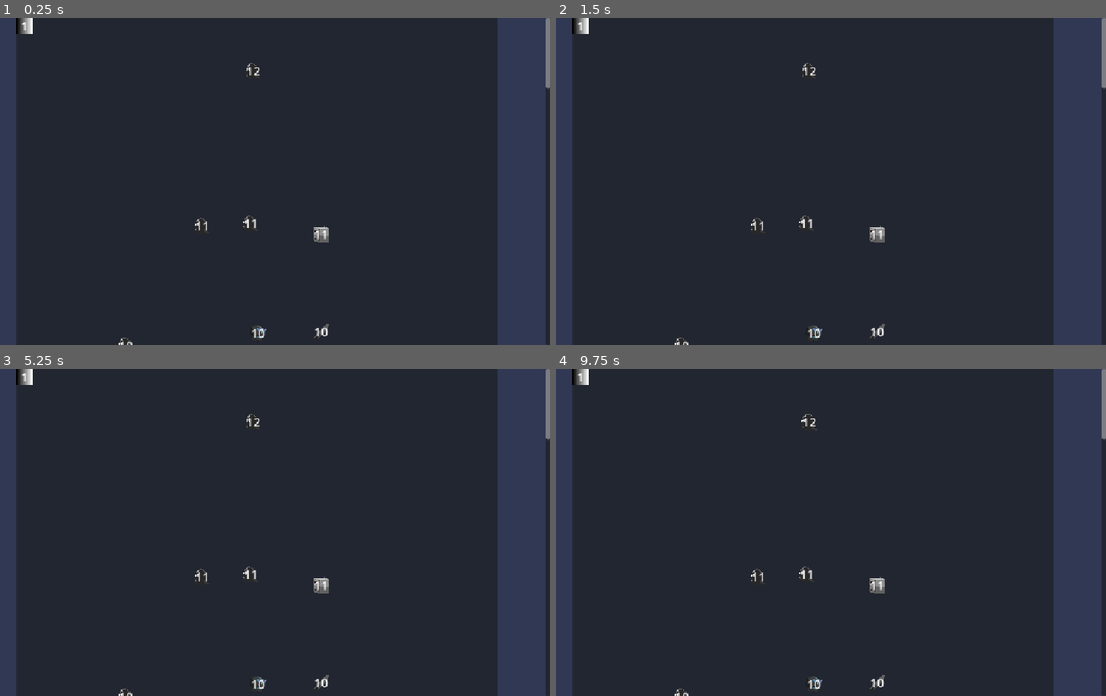
Above: before the commit, frames 1-4 (two rows, left to right).
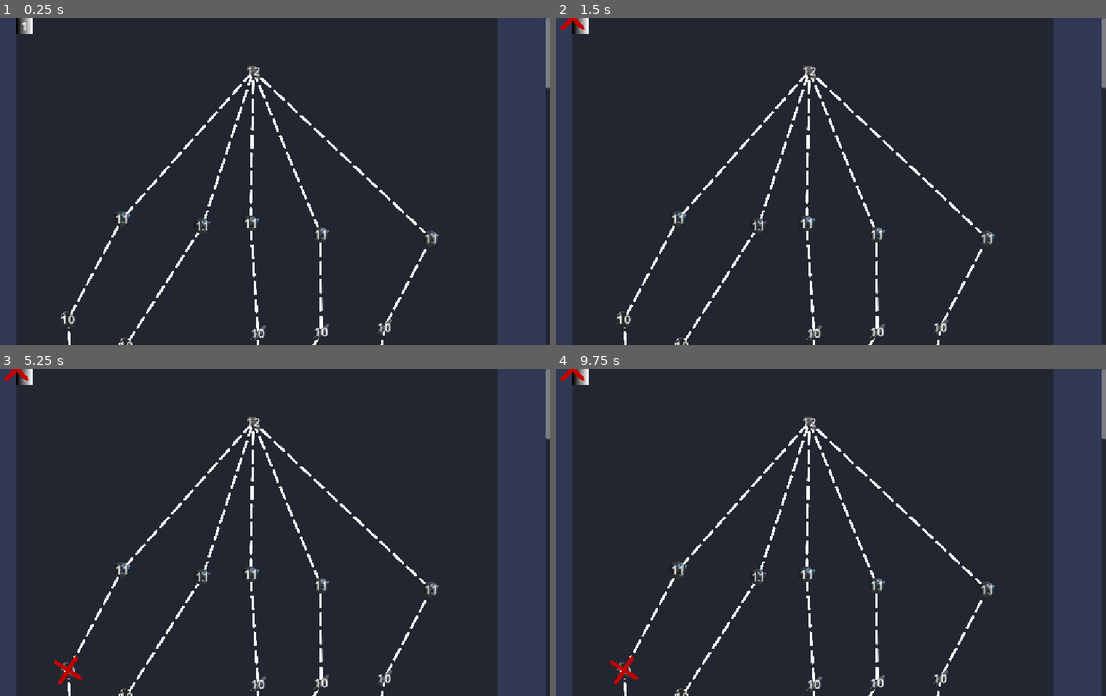
Above: after the commit, the same moments.

Repository: ProgrammerOnCoffee/operation-daemon
Game: Godot game, scene res://scenes/world_map.tscn
Same seed, same stepped clock (60 frames per second), same inputs: the game is played once before the commit and once after it. This scene is started directly instead of the project's main scene.
Inputs (mouse positions are in pixels of both pictures, inside the frame that each line leads up to):
- Up to frame 1 (0.25 s): no input
- Up to frame 2 (1.5 s): click (578, 24) at 0.52 s; tap Enter at 1.25 s; move the mouse to (941, 165) at 1.27 s; hold Right (ui_right) from 1.28 s (still down); click (941, 165) at 1.42 s
- Up to frame 3 (5.25 s): tap Space at 2, 3.5, 5 s; move the mouse to (143, 548) at 2.02 s; release Right (ui_right) at 2.03 s; hold Down (ui_down) 2.03-2.78 s; tap Enter at 2.75, 4.25 s; move the mouse to (319, 460) at 2.77 s; hold Right (ui_right) 2.78-3.53 s; move the mouse to (231, 597) at 3.52 s; hold Up (ui_up) 3.53-4.28 s; click (231, 597) at 3.67 s; move the mouse to (434, 581) at 4.27 s; hold Left (ui_left) from 4.28 s (still down); move the mouse to (82, 483) at 5.02 s
- Up to frame 4 (9.75 s): move the mouse to (842, 532) at 5.77 s; release Left (ui_left) at 5.78 s; hold Down (ui_down) 5.78-6.53 s; click (842, 532) at 5.92 s; move the mouse to (726, 450) at 6.52 s; hold Right (ui_right) 6.53-7.28 s; move the mouse to (941, 516) at 7.27 s; hold Up (ui_up) 7.28-8.03 s; move the mouse to (699, 548) at 8.02 s; hold Right (ui_right) 8.03-8.78 s; click (699, 548) at 8.17 s; move the mouse to (875, 460) at 8.77 s; hold Down (ui_down) 8.78-9.53 s; move the mouse to (787, 597) at 9.52 s; hold Left (ui_left) from 9.53 s (still down)

The runs differ from the first frame. In frame 1, 2.1% of the frame differs, in the area x 11-80%, y 13-100%; in frame 2, 2.2%; in frame 3, 2.3%; in frame 4, 2.3%, in the area x 0-80%, y 0-100%.

Commit message:
World Map
Got the world map working - took way longer than expected.

Diff:
--- a/scenes/event_button.tscn
+++ b/scenes/event_button.tscn
@@ -1,6 +1,13 @@
 [gd_scene format=3 uid="uid://blunwr4jnbk5u"]
 
 [ext_resource type="Script" uid="uid://bxg70v81hmrgu" path="res://scripts/map_generation/event_button.gd" id="1_r4okl"]
+
+[sub_resource type="Gradient" id="Gradient_r4okl"]
+
+[sub_resource type="GradientTexture2D" id="GradientTexture2D_w7xte"]
+gradient = SubResource("Gradient_r4okl")
+width = 32
+height = 32
 
 [sub_resource type="Gradient" id="Gradient_w7xte"]
 colors = PackedColorArray(0.839779, 0.839779, 0.839779, 1, 0.69, 0.69, 0.69, 1)
@@ -11,28 +18,11 @@
 noise = SubResource("FastNoiseLite_nbv63")
 color_ramp = SubResource("Gradient_w7xte")
 
-[sub_resource type="Gradient" id="Gradient_r4okl"]
-
-[sub_resource type="GradientTexture2D" id="GradientTexture2D_w7xte"]
-gradient = SubResource("Gradient_r4okl")
-width = 32
-height = 32
-
 [node name="EventButton" type="Control" unique_id=884130240]
+z_index = 1
 layout_mode = 3
 anchors_preset = 0
 script = ExtResource("1_r4okl")
-
-[node name="Overlay" type="Line2D" parent="." unique_id=1710628565]
-texture_repeat = 2
-points = PackedVector2Array(-20, -20, 20, 20, 0, 0, 20, -20, -20, 20)
-width = 8.0
-default_color = Color(1, 0, 0, 0)
-texture = SubResource("NoiseTexture2D_8v4k4")
-texture_mode = 1
-joint_mode = 2
-begin_cap_mode = 2
-end_cap_mode = 2
 
 [node name="TextureButton" type="TextureButton" parent="." unique_id=516600558]
 layout_mode = 1
@@ -68,3 +58,15 @@
 grow_vertical = 2
 text = "1"
 horizontal_alignment = 1
+
+[node name="Overlay" type="Line2D" parent="." unique_id=1710628565]
+modulate = Color(1, 1, 1, 0)
+texture_repeat = 2
+points = PackedVector2Array(-20, -20, 20, 20, 0, 0, 20, -20, -20, 20)
+width = 8.0
+default_color = Color(1, 0, 0, 1)
+texture = SubResource("NoiseTexture2D_8v4k4")
+texture_mode = 1
+joint_mode = 2
+begin_cap_mode = 2
+end_cap_mode = 2
--- a/scenes/map_line.tscn
+++ b/scenes/map_line.tscn
@@ -5,6 +5,6 @@
 [node name="MapLine" type="Line2D" unique_id=1923340240]
 texture_repeat = 2
 points = PackedVector2Array(73, 100)
-width = 7.045
+width = 6.0
 texture = ExtResource("1_empdp")
 texture_mode = 1
--- a/scripts/map_generation/event_button.gd
+++ b/scripts/map_generation/event_button.gd
@@ -30,7 +30,6 @@
 		)
 
 func _mouse_enter() -> void:
-	print("!")
 	if available:
 		if tween and tween.is_running(): tween.kill()
 
@@ -51,8 +50,6 @@
 
 		tween.tween_property(button, "scale", Vector2.ONE * 0.95, 0.8)
 		tween.tween_property(button, "scale", Vector2.ONE * 1.1, 0.8)
-
-		print("!")
 
 	# Not available. Tween to normal size.
 	else:
--- a/scripts/map_generation/map_config.gd
+++ b/scripts/map_generation/map_config.gd
@@ -4,16 +4,16 @@
 
 ## How many rooms the player has to cross through in this act. Y dimension.
 @export var floor_count := 13
-## How many options there'll be across at the start. X dimension.
+## How many columns of options there caan be. X dimension.
 @export_range(1, 13, 2) var map_width   := 7
 ## How many paths there will be through the map. != starting_points.
-@export_range(2, 13, 1) var paths := 4
+@export_range(2, 13, 1) var paths := 6
 
 ## Set a certain layer of the map to all one type.
 ## The value wraps, so you can say negative numbers to go from the top down.
 @export var event_overrides:Dictionary[int, Event.TYPE] = {
 	0: Event.TYPE.COMBAT, ## First layer's combat.
-	-2: Event.TYPE.COMBAT, ## -1 is the boss layer - layer before that is all rests.
+	-2: Event.TYPE.REST, ## -1 is the boss layer - layer before that is all rests.
 }
 
 @export var event_weights:Dictionary[Event.TYPE, int] = {
--- a/scripts/map_generation/map_generator.gd
+++ b/scripts/map_generation/map_generator.gd
@@ -42,7 +42,6 @@
 		for j in config.map_width:
 			var new_event := Event.new()
 			var offset := (Vector2(randf(), randf()) - Vector2(.5,.5)) * VARIATION * 2
-			print(offset)
 
 			new_event.position = Vector2(j * SPACING.x, i * -SPACING.y) + offset
 			new_event.row    = i
@@ -75,7 +74,6 @@
 	for i in config.paths - 2:
 		points.append(randi_range(0, config.map_width - 1))
 
-	print(points)
 	return points
 
 ## Connect a room to one above it.
@@ -109,7 +107,7 @@
 			if next_event.column < event.column: return true
 
 	# IF there's a neighbor to the left and the attempted connection is that way, there can be a X
-	if left_neighbor and event.column > j:
+	if left_neighbor and event.column < j:
 		# Check for crosses in the existing connections.
 		for next_event:Event in left_neighbor.next_options:
 			if next_event.column > event.column: return true
@@ -154,6 +152,8 @@
 	while to_be_assigned:
 		var this_event := to_be_assigned.pop_front() as Event
 
+		if this_event.type != Event.TYPE.NONE: continue
+
 		this_event.type = type_bag.pick_random()
 
 		# Add the connections from this room up to the queue.
@@ -164,7 +164,7 @@
 
 	# Apply all the type overrides.
 	for override in config.event_overrides:
-		var row := wrapi(override, 0, config.floor_count + 1)
+		var row := wrapi(override, 0, config.floor_count)
 		var type := config.event_overrides[override] as Event.TYPE
 
 		for column in config.map_width:
--- a/scripts/map_generation/world_map.gd
+++ b/scripts/map_generation/world_map.gd
@@ -10,6 +10,7 @@
 @onready var scroll_node := $MapGenerator/ScrollContainer/MarginContainer
 
 var event_buttons:Dictionary[Event, EventButton]
+var lines:Array[Line2D]
 
 var current_row = 0
 
@@ -47,7 +48,10 @@
 		map_generator.SPACING.y * (map_generator.config.floor_count)
 		)
 
-	# Reassign the buttons to their new events.
+	var unused_lines:Array[Line2D] = lines.duplicate()
+	lines.clear()
+
+	# Reassign the buttons to their new events, and make lines.
 	for i in events.size():
 		var this_button := buttons[i]
 		var this_event  := events[i]
@@ -64,9 +68,30 @@
 
 		event_buttons[this_event] = this_button
 
+		# Make lines from this event_button to the ones it goes to.
+		var find_line := func() -> Line2D:
+			if unused_lines.size() > 0: return unused_lines.pop_front()
+
+			var new_line := preload("res://scenes/map_line.tscn").instantiate()
+
+			button_space.add_child(new_line)
+
+			new_line.position = Vector2.ZERO
+
+			return new_line
+
+		for next_event in this_event.next_options:
+			var line := find_line.call() as Line2D
+
+			line.points = [this_button.position, next_event.position + offset]
+
+			lines.append(line)
+
 		# Unlock the first row.
 		if this_event.row == 0: this_button.available = true
 
+	# Discard any unused lines.
+	for line in unused_lines: line.queue_free()
 
 	scroll_node.custom_minimum_size.y = offset.y + (map_generator.SPACING.y * 2)
 
